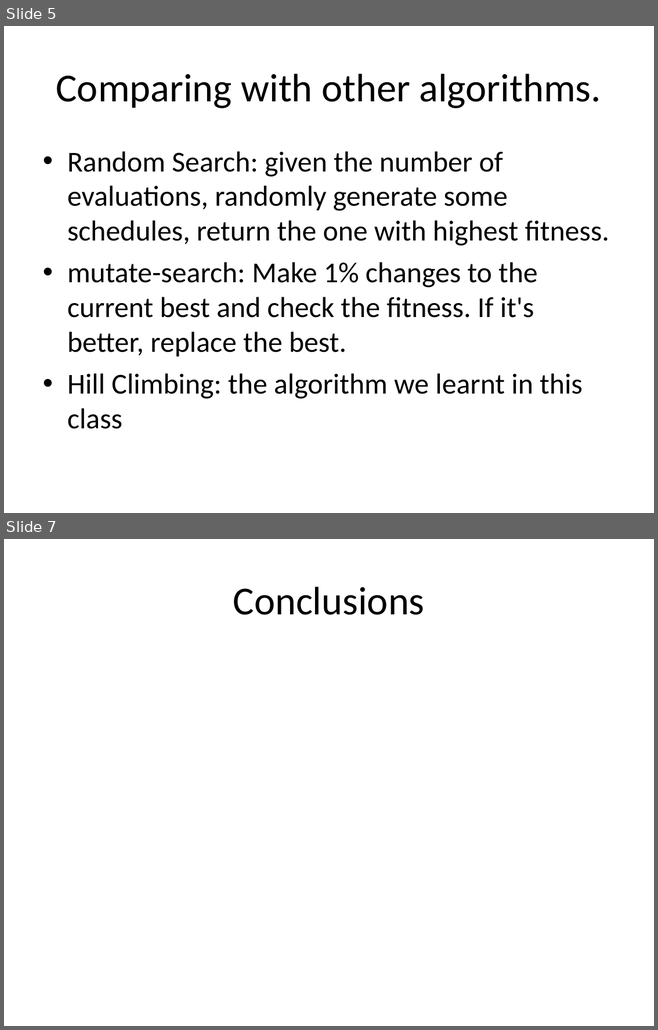
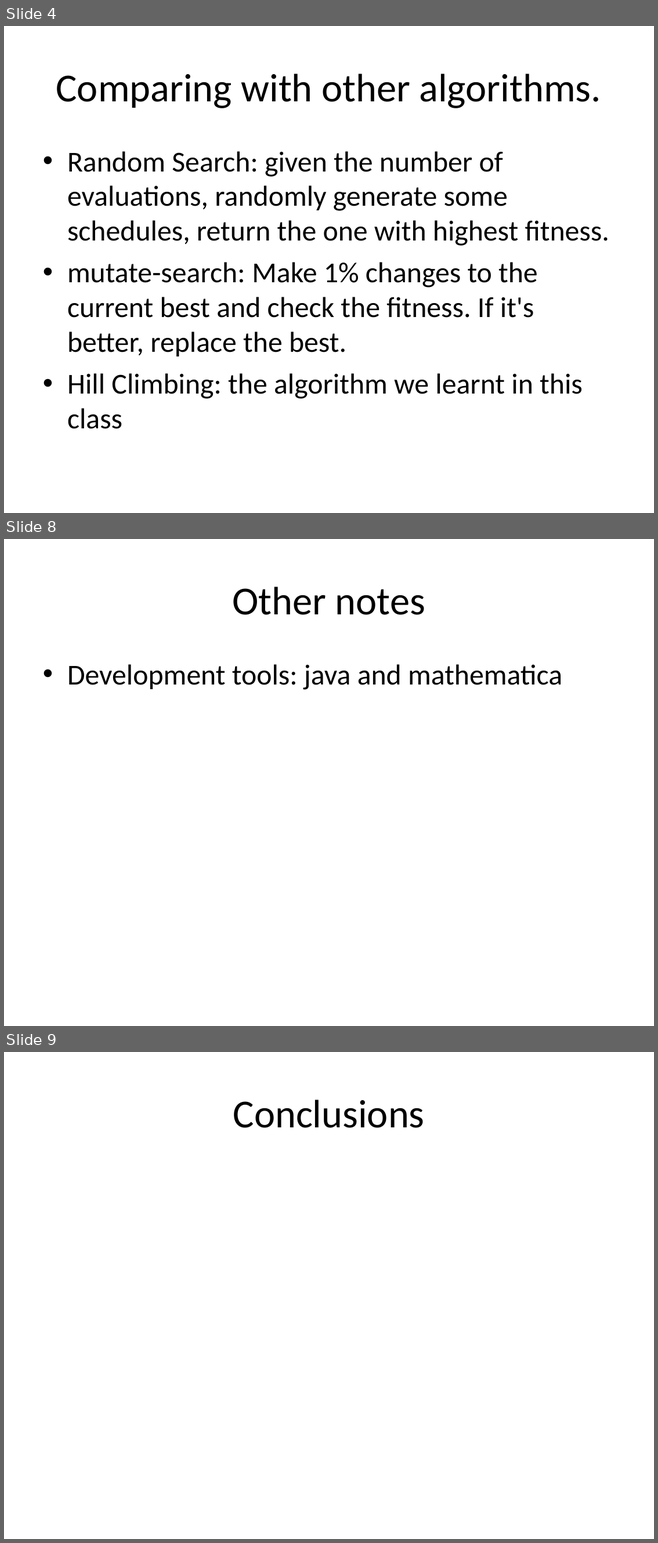
Before and after one commit to akokcam/csc384-genetic-algorithms-project, a slide deck: GA_TestBench/Data Files/presentation.ppt. Shown one above the other, each under a label of ours: slides 5 and 7 before the commit, slides 4, 8 and 9 after it; the slides between them are not shown. The pictures are 658x1030 and 658x1543 pixels, drawn with LibreOffice and Linux fonts; fonts in the diff are those of the drawing. Boxes give left, top, right and bottom in pixels: in the first picture for what was removed or moved away, otherwise in the second. Text is boxed around its words. In the diff, an @@ line names an element or a change of style, - is before the commit and + after.

```diff
--- a/GA_TestBench/Data Files/presentation.ppt
+++ b/GA_TestBench/Data Files/presentation.ppt
@@ slide 8 added at box(4, 539, 654, 1026), background #FFFFFF @@
@@ title added at box(232, 587, 425, 615), 44 pt, text #000000 @@
+Other notes
@@ text added at box(67, 664, 562, 690), 32 pt, text #000000 @@
+• Development tools: java and mathematica
@@ what was slide 5 is now slide 4 @@
@@ what was slide 7 is now slide 9 @@
```
Also in this commit, not shown: 2 slides changed, 4 other slides added, 3 slides removed, 1 other file.
